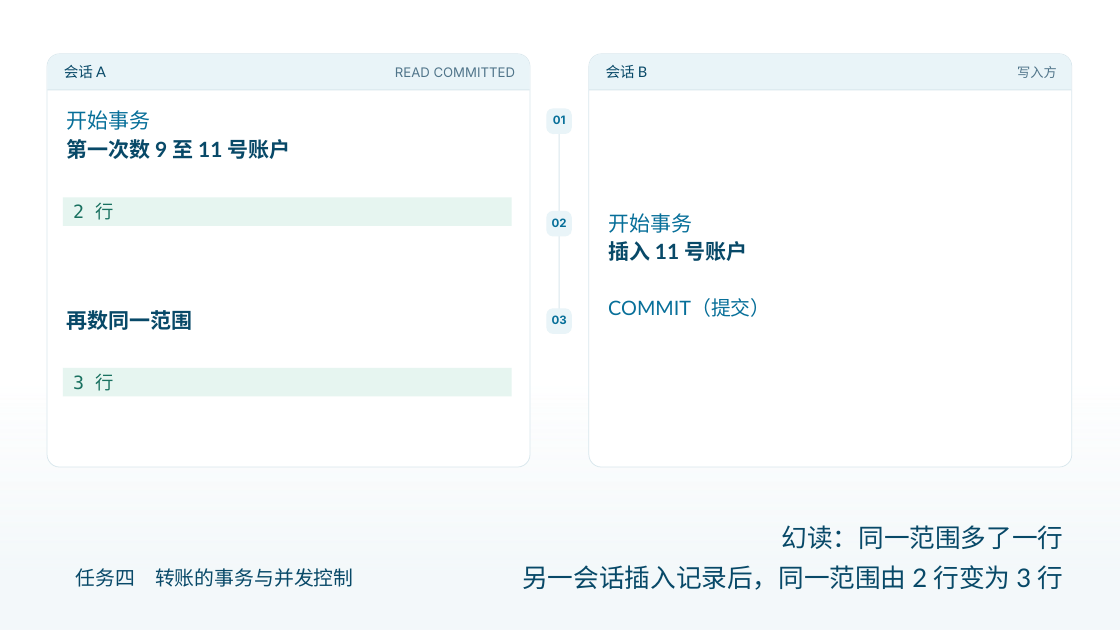
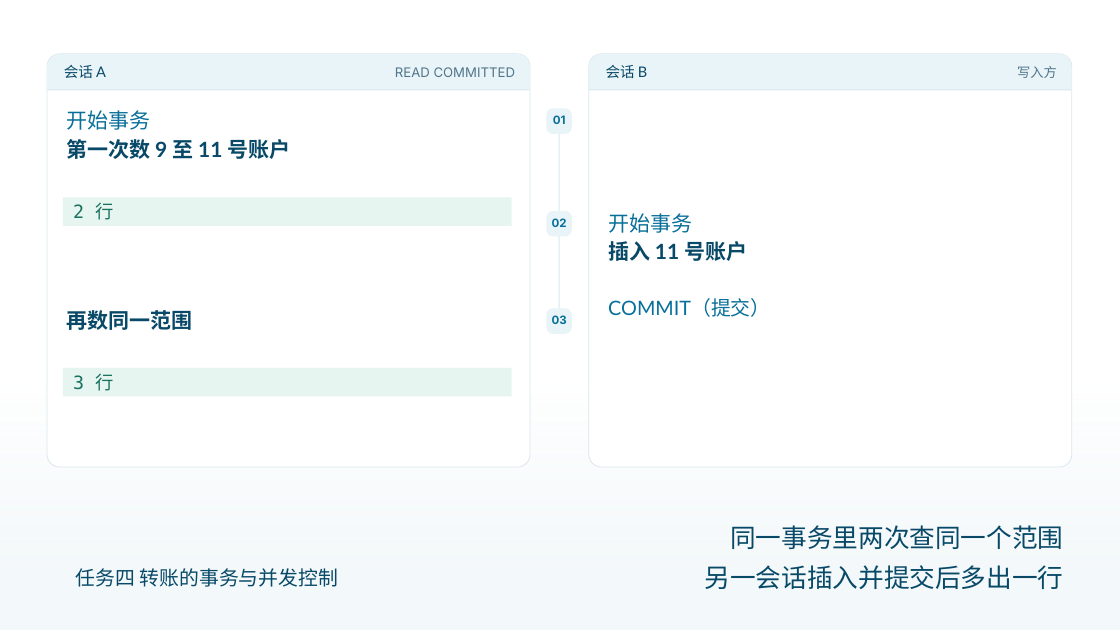
Before and after one commit to AurLemon/pageslip-demo, a slide deck: slide 8 of presentations/task-4-transactions.pptx. Drawn at 1120x630 pixels with LibreOffice and Linux fonts; fonts in the diff are those of the drawing. Boxes give left, top, right and bottom in pixels: in the first picture for what was removed or moved away, otherwise in the second. Text is boxed around its words. In the diff, an @@ line names an element or a change of style, - is before the commit and + after.

```diff
--- a/presentations/task-4-transactions.pptx
+++ b/presentations/task-4-transactions.pptx
@@ text at bbox=[730, 525, 1063, 549]: text changed @@
-幻读：同一范围多了一行
+同一事务里两次查同一个范围
@@ text "任务四 转账的事务与并发控制" rewrapped from bbox=[76, 568, 354, 587] to bbox=[76, 568, 339, 587] @@
@@ text at bbox=[705, 565, 1064, 589]: text changed @@
-另一会话插入记录后，同一范围由 2 行变为 3 行
+另一会话插入并提交后多出一行
```
Also in this commit, not shown: 21 other slides changed, 1 other file.
